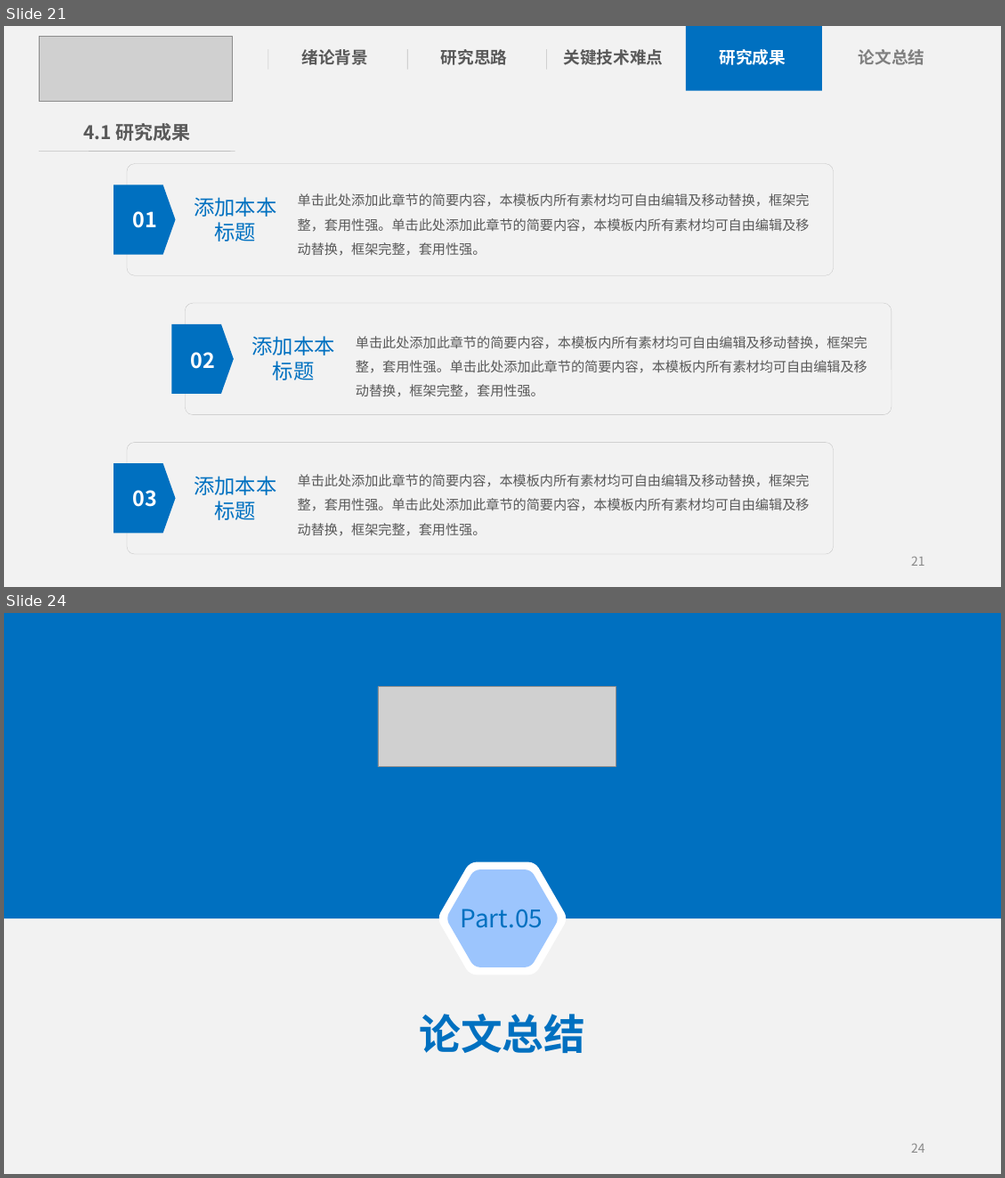
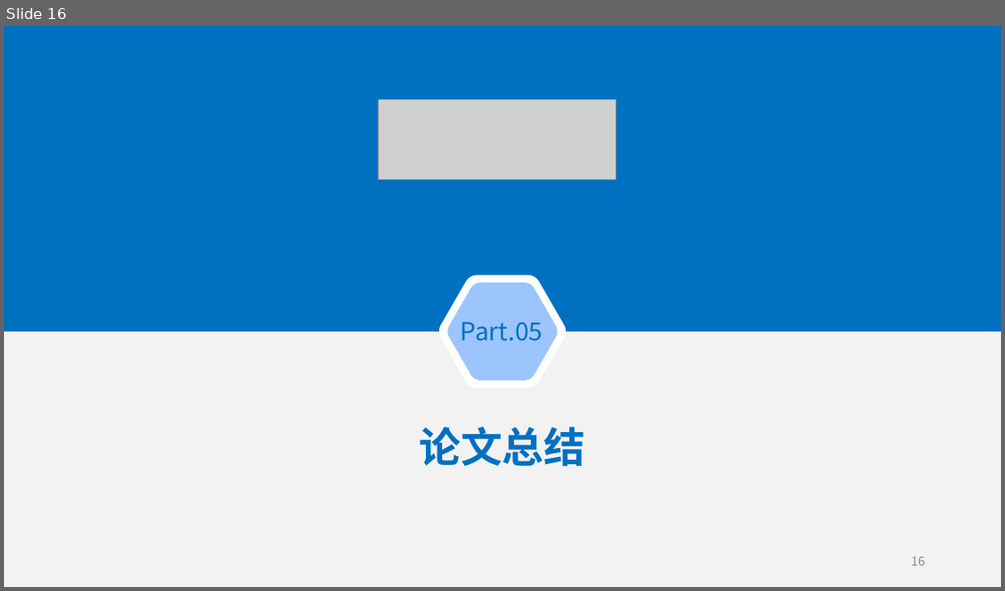
Before and after one commit to KIPKIPS/PocketCampusUnity, a slide deck: 基于Android的掌上校园APP开发答辩PPT.pptx. Shown one above the other, each under a label of ours: slides 21 and 24 before the commit, slide 16 after it; the slides between them are not shown. The pictures are 1005x1178 and 1005x591 pixels, drawn with LibreOffice and Linux fonts; fonts in the diff are those of the drawing; grey boxes stand for pictures. Boxes give left, top, right and bottom in pixels: in the first picture for what was removed or moved away, otherwise in the second. Text is boxed around its words. In the diff, an @@ line names an element or a change of style, - is before the commit and + after.

```diff
--- a/基于Android的掌上校园APP开发答辩PPT.pptx
+++ b/基于Android的掌上校园APP开发答辩PPT.pptx
@@ slide 21 removed at bbox=[4, 26, 1001, 587], background #FFFFFF; not listed: 1 template element that a slide beside it also shows @@
@@ rectangle removed at bbox=[4, 26, 1001, 91] @@
@@ picture removed at bbox=[39, 37, 233, 102] @@
@@ line removed from (268, 49) to (268, 70) @@
@@ text removed at bbox=[302, 49, 368, 65] @@
-绪论背景
@@ line removed from (408, 49) to (408, 70) @@
@@ text removed at bbox=[441, 49, 507, 65] @@
-研究思路
@@ line removed from (547, 49) to (547, 70) @@
@@ text removed at bbox=[564, 49, 663, 65] @@
-关键技术难点
@@ rectangle removed at bbox=[686, 26, 822, 91] @@
@@ text removed at bbox=[720, 49, 785, 65] @@
-研究成果
@@ text removed at bbox=[858, 49, 924, 65] @@
-论文总结
@@ text removed at bbox=[83, 123, 191, 141] @@
-4.1 研究成果
@@ line removed from (39, 151) to (235, 151) @@
@@ group removed at bbox=[113, 164, 833, 276]: 3 texts, 1 rounded rectangle, 1 flow chart offpage connector @@
-添加本本标题
-单击此处添加此章节的简要内容，本模板内所有素材均可自由编辑及移动替换，框架完整，套用性强。单击此处添加此章节的简要内容，本模板内所有素材均可自由编辑及移动替换，框架完整，套用性强。
-01
@@ group removed at bbox=[171, 303, 891, 414]: 3 texts, 1 rounded rectangle, 1 flow chart offpage connector @@
-添加本本标题
-单击此处添加此章节的简要内容，本模板内所有素材均可自由编辑及移动替换，框架完整，套用性强。单击此处添加此章节的简要内容，本模板内所有素材均可自由编辑及移动替换，框架完整，套用性强。
-02
@@ group removed at bbox=[113, 442, 833, 554]: 3 texts, 1 rounded rectangle, 1 flow chart offpage connector @@
-添加本本标题
-单击此处添加此章节的简要内容，本模板内所有素材均可自由编辑及移动替换，框架完整，套用性强。单击此处添加此章节的简要内容，本模板内所有素材均可自由编辑及移动替换，框架完整，套用性强。
-03
@@ page number removed at bbox=[911, 556, 925, 565] @@
-21
@@ what was slide 24 is now slide 16 @@
@@ page number at bbox=[911, 556, 925, 565]: text changed @@
-24
+16
```
Also in this commit, not shown: 11 slides changed, 6 slides added, 18 other slides removed.
